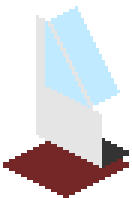
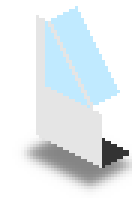
Revision of a layered 132 x 198 image; what changed, layer by layer:
added layer "Shadow copy" (60%) above "Bottom" over [12, 135, 132, 198]
hid "Bottom" over [3, 135, 129, 198]
